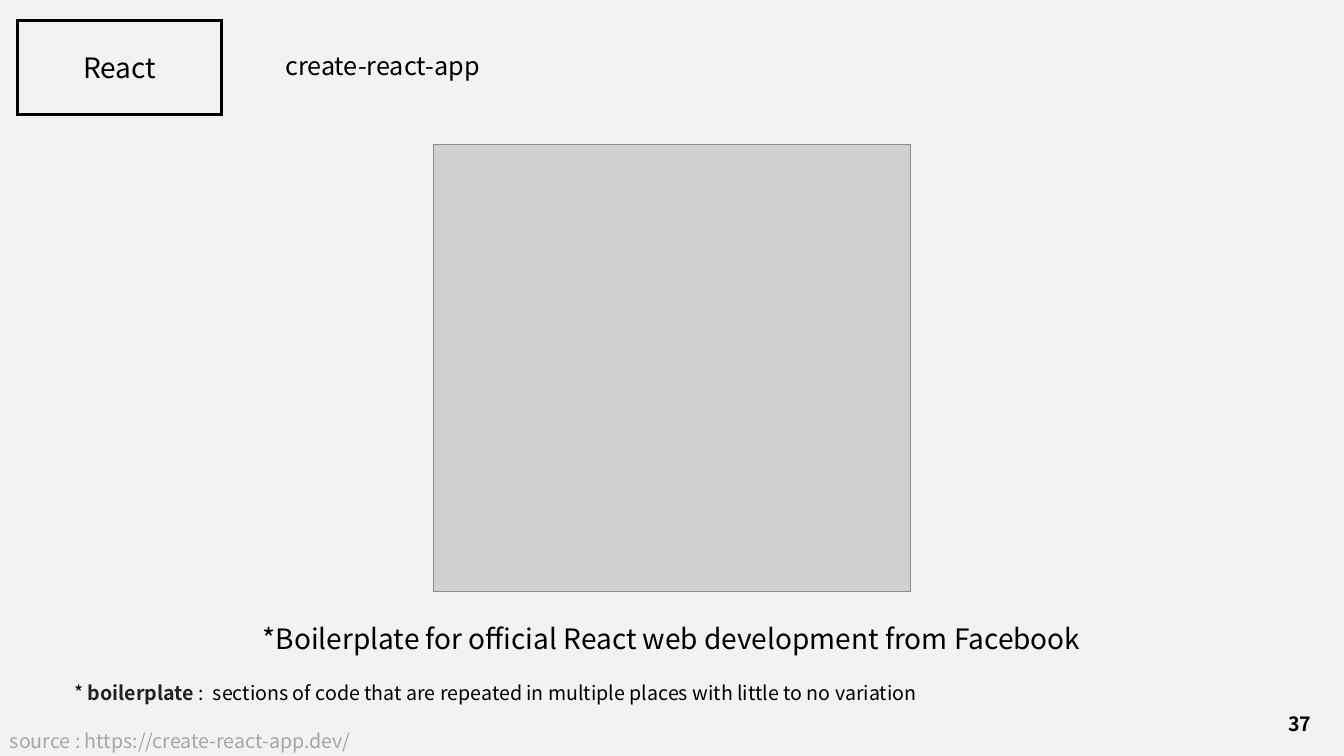
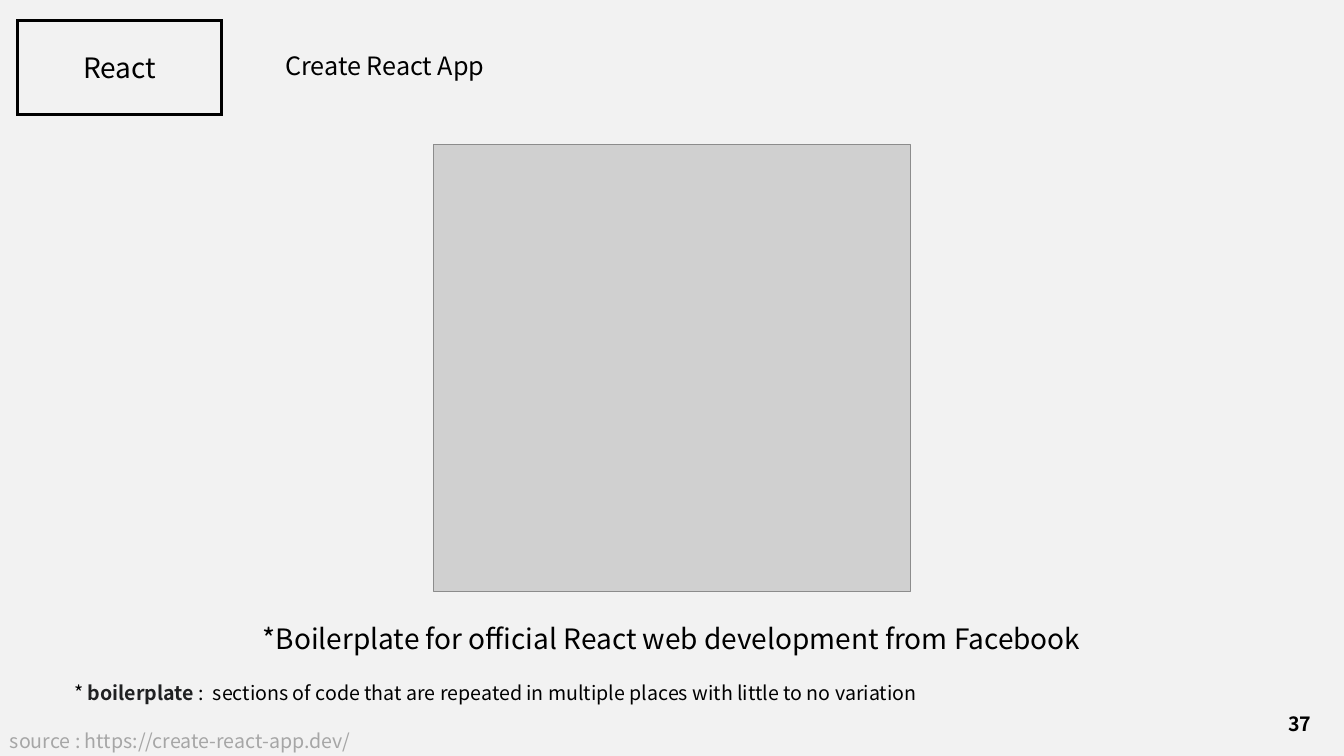
Before and after one commit to J3SUNG/Seminar, a slide deck: slide 37 of 210201_React.pptx. Drawn at 1344x756 pixels with LibreOffice and Linux fonts; fonts in the diff are those of the drawing; grey boxes stand for pictures. Boxes give left, top, right and bottom in pixels: in the first picture for what was removed or moved away, otherwise in the second. Text is boxed around its words. In the diff, an @@ line names an element or a change of style, - is before the commit and + after.

```diff
--- a/210201_React.pptx
+++ b/210201_React.pptx
@@ text at <box>285,56,485,81</box>: text changed @@
-create-react-app
+Create React App
```
Also in this commit, not shown: 5 other slides changed, 1 slide added, 1 slide removed, 1 other file.
